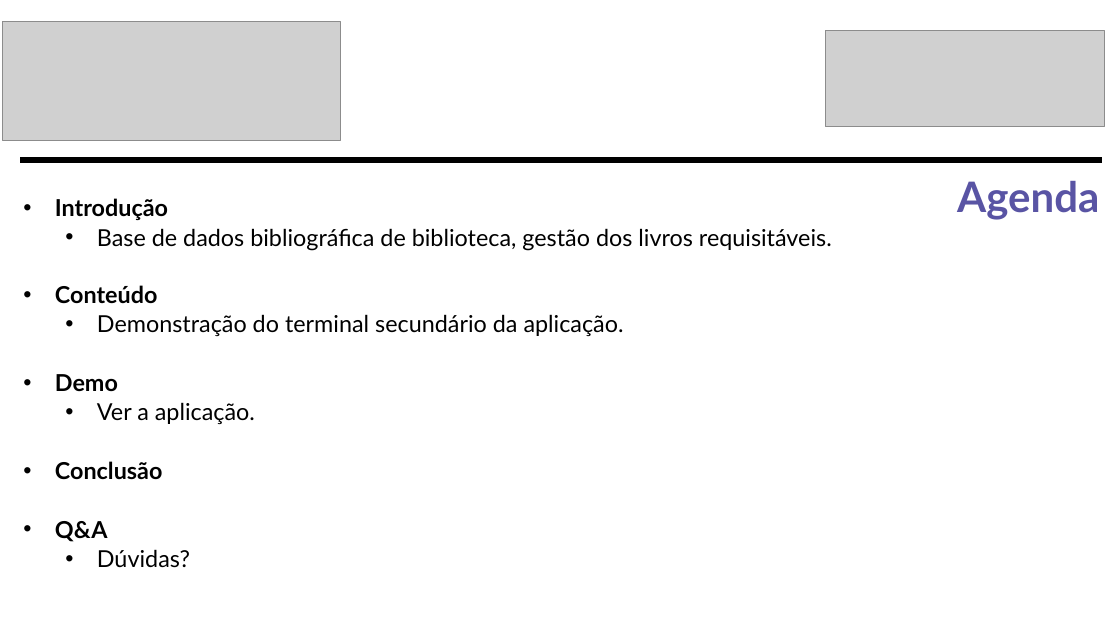
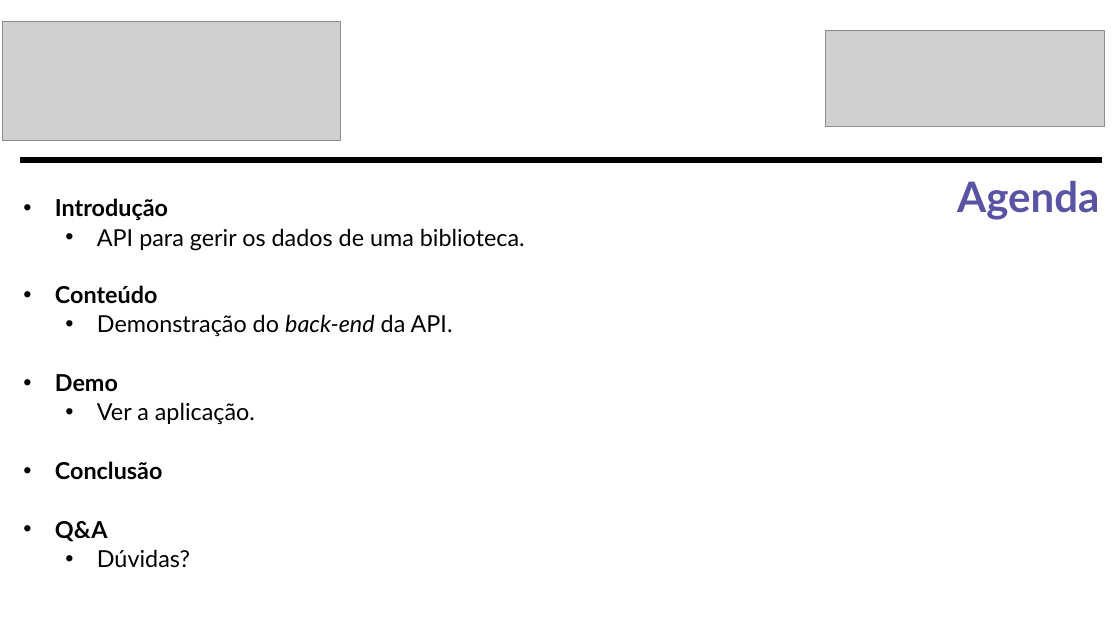
Before and after one commit to Paprikadarlingtoniapurpuraquevedo/galeria_possivel, a slide deck: slide 2 of Galeria Possível.pptx. Drawn at 1120x630 pixels with LibreOffice and Linux fonts; fonts in the diff are those of the drawing; grey boxes stand for pictures. Boxes give left, top, right and bottom in pixels: in the first picture for what was removed or moved away, otherwise in the second. Text is boxed around its words. In the diff, an @@ line names an element or a change of style, - is before the commit and + after.

```diff
--- a/Galeria Possível.pptx
+++ b/Galeria Possível.pptx
@@ text at bbox=[97, 228, 525, 251]: text changed @@
-  • Base de dados bibliográfica de biblioteca, gestão dos livros requisitáveis.
+  • API para gerir os dados de uma biblioteca.
@@ text at bbox=[97, 314, 453, 336]: text changed @@
-  • Demonstração do terminal secundário da aplicação.
+  • Demonstração do back-end da API.
```
Also in this commit, not shown: 2 other slides changed.
